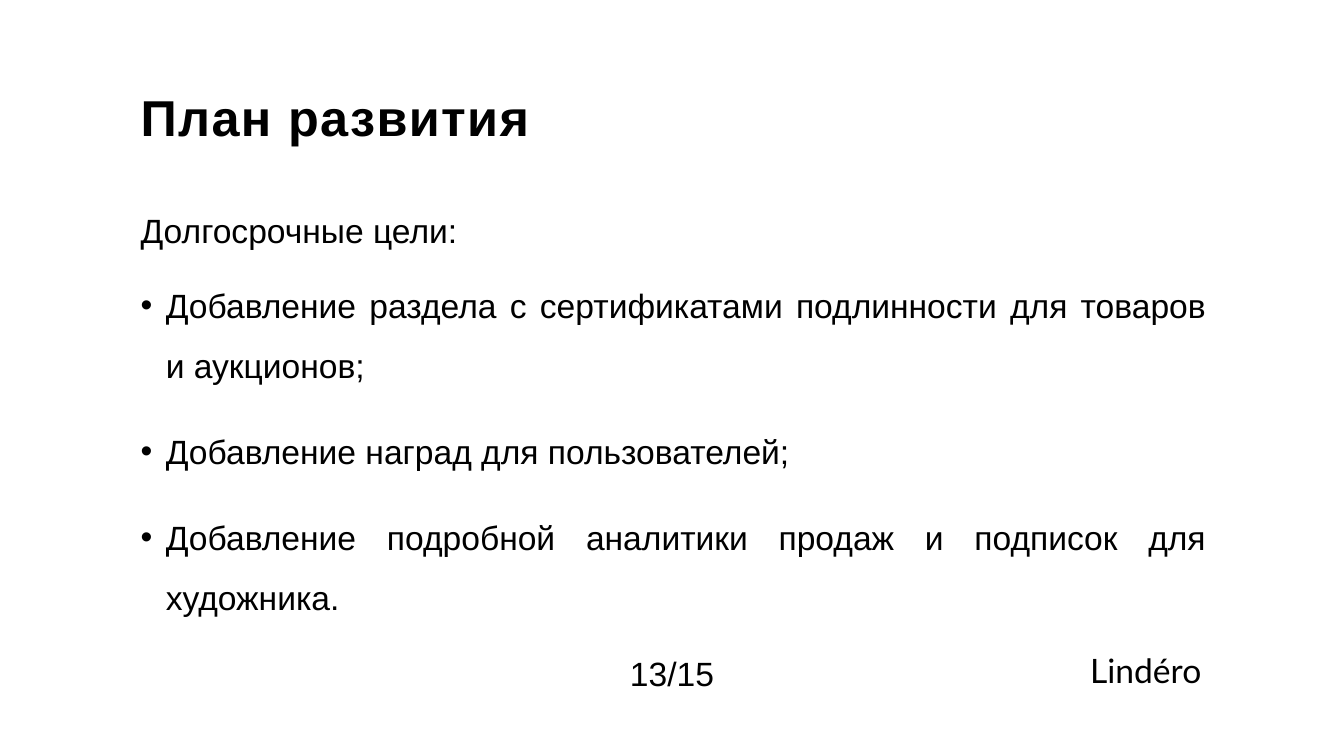
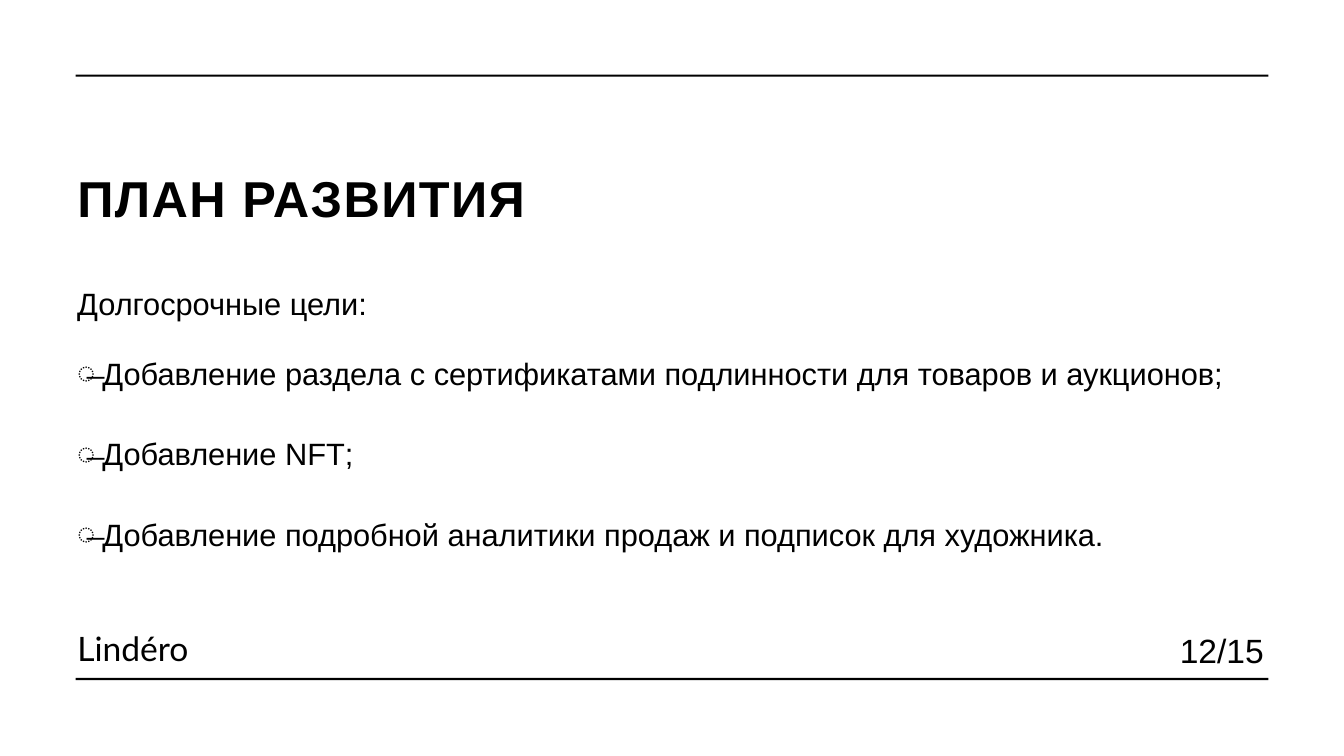
Before and after one commit to raiden-20/online_gallery, a slide deck: slide 12 of Документация/Презентация/Презентация.pptx (slide 13 before the commit). Drawn at 1344x756 pixels with LibreOffice and Linux fonts; fonts in the diff are those of the drawing. Boxes give left, top, right and bottom in pixels: in the first picture for what was removed or moved away, otherwise in the second. Text is boxed around its words. In the diff, an @@ line names an element or a change of style, - is before the commit and + after.

```diff
--- a/Документация/Презентация/Презентация.pptx
+++ b/Документация/Презентация/Презентация.pptx
@@ line added from (76, 76) to (1268, 76), #000000 1.5 pt @@
@@ text at [77, 182, 524, 218]: text changed @@
-План развития
+ПЛАН РАЗВИТИЯ
@@ text "Долгосрочные цели:": place and size @@
-text "Долгосрочные цели:" at [141, 220, 1206, 617]
+text "Долгосрочные цели:" at [77, 293, 1222, 552]
@@ text at [77, 293, 1222, 552]: size 24 to 22 pt; bullet • to ̶ @@
@@ text at [102, 442, 353, 471]: text changed; size 24 to 22 pt @@
-• Добавление наград для пользователей;
+̶ Добавление NFT;
@@ text "Lindéro": place and size @@
-text "Lindéro" at [1090, 658, 1201, 684]
+text "Lindéro" at [77, 636, 188, 662]
@@ text added at [1180, 638, 1264, 664], 24 pt, text #000000 @@
+12/15
@@ line added from (76, 680) to (1268, 680), #000000 1.5 pt @@
@@ text removed at [630, 661, 714, 687] @@
-13/15
```
Also in this commit, not shown: 12 other slides changed, 2 slides added, 2 slides removed, 1 other file.
